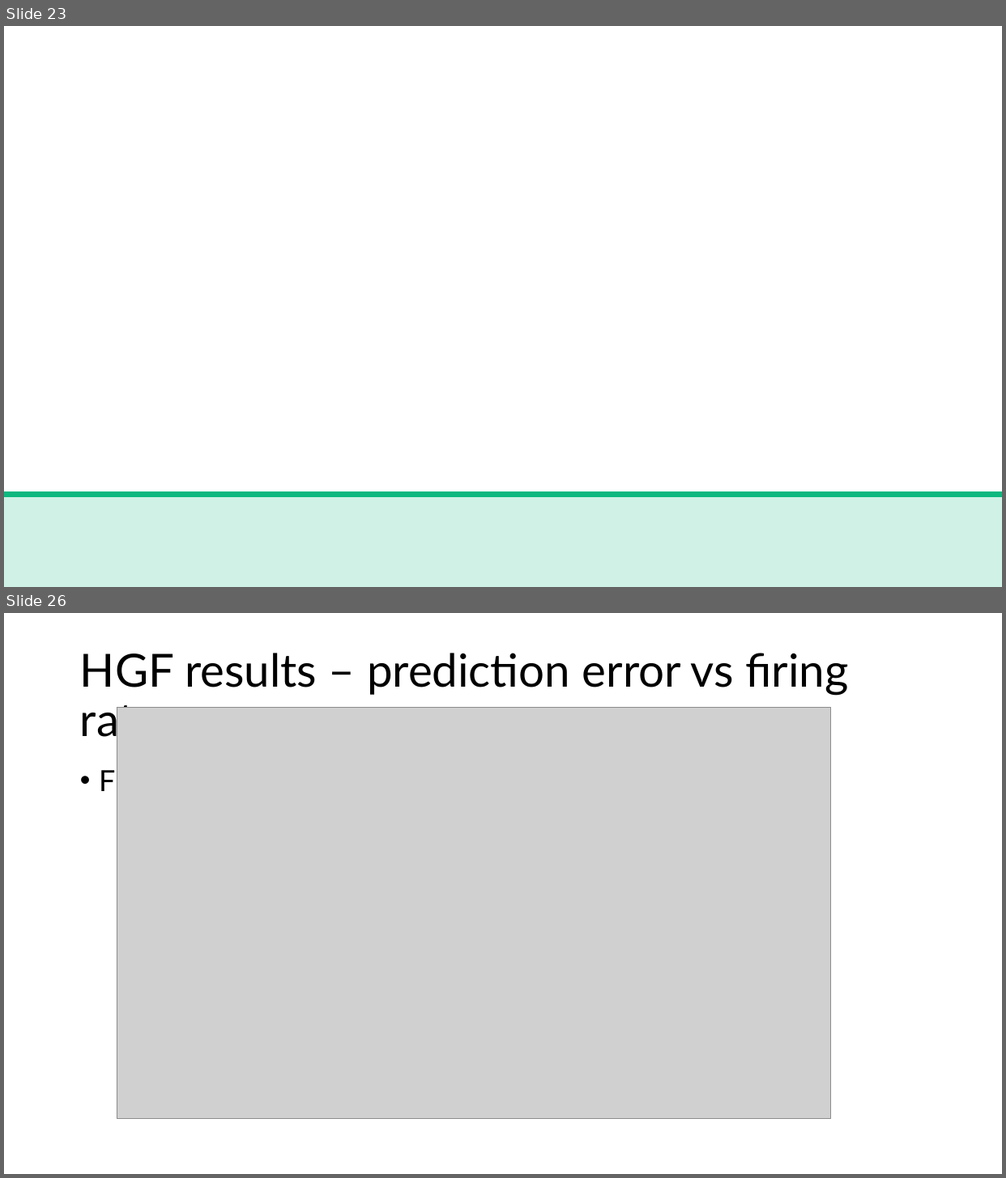
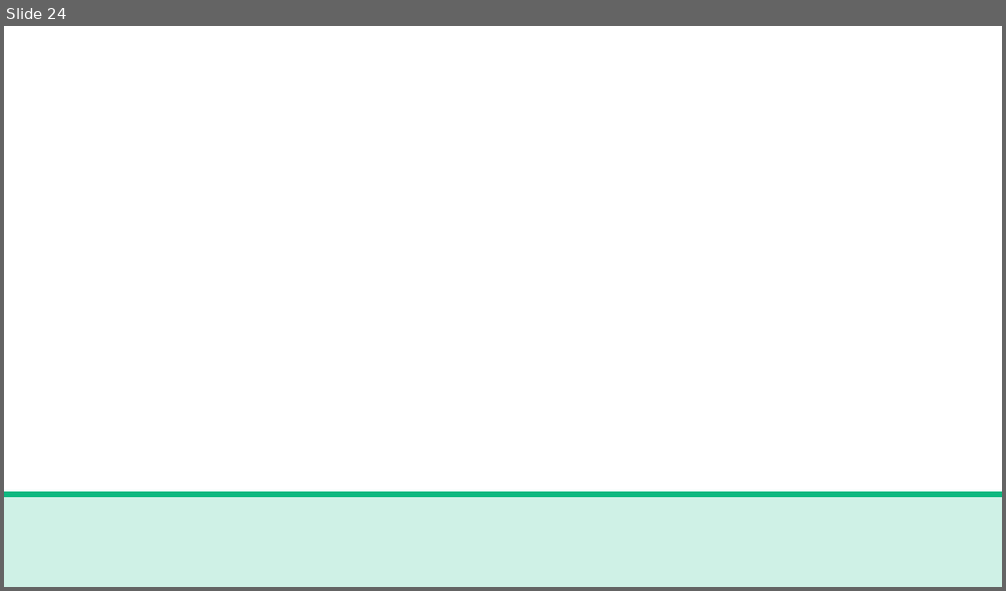
Before and after one commit to trNk27/Human_Data_Exploration, a slide deck: presentation/Prototype.pptx. Shown one above the other, each under a label of ours: slides 23 and 26 before the commit, slide 24 after it; the slides between them are not shown. The pictures are 1006x1178 and 1006x591 pixels, drawn with LibreOffice and Linux fonts; fonts in the diff are those of the drawing; grey boxes stand for pictures; background and template pictures are left out. Boxes give left, top, right and bottom in pixels: in the first picture for what was removed or moved away, otherwise in the second. Text is boxed around its words. In the diff, an @@ line names an element or a change of style, - is before the commit and + after.

```diff
--- a/presentation/Prototype.pptx
+++ b/presentation/Prototype.pptx
@@ slide 26 removed at box(4, 613, 1002, 1174), background picture (left out) @@
@@ title removed at box(80, 653, 848, 745) @@
-HGF results – prediction error vs firing rates
@@ picture removed at box(117, 707, 830, 1119) @@
@@ text removed at box(99, 766, 191, 797) @@
-• Figures
@@ what was slide 23 is now slide 24 @@
```
Also in this commit, not shown: 3 slides changed, 6 slides added, 1 other slide removed, 2 other files.
